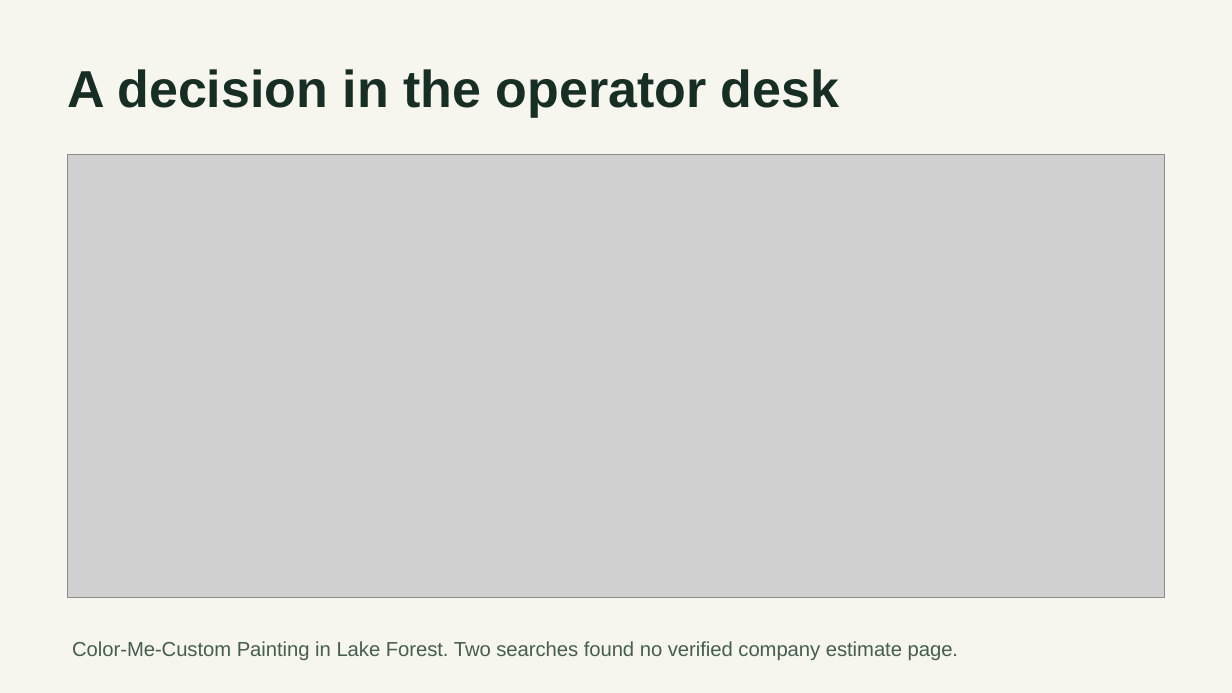
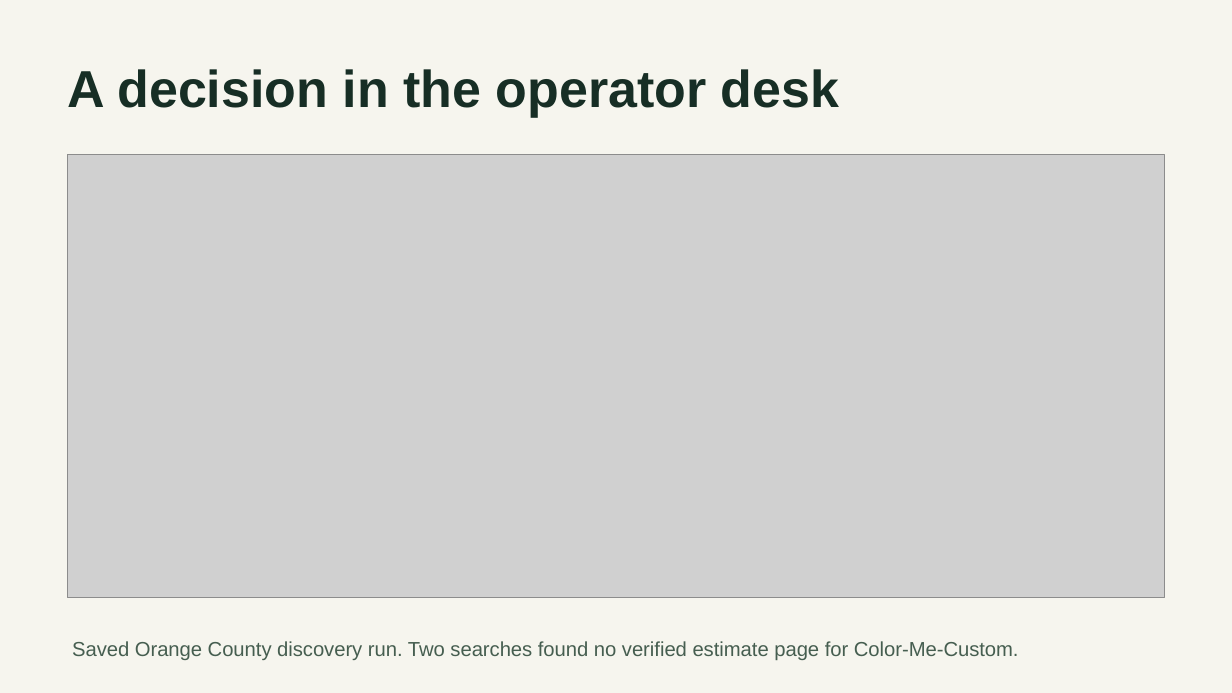
Before and after one commit to Abraham21/sitescout-capstone, a slide deck: slide 5 of submission/SiteScout Presentation.pptx. Drawn at 1232x693 pixels with LibreOffice and Linux fonts; fonts in the diff are those of the drawing; grey boxes stand for pictures. Boxes give left, top, right and bottom in pixels: in the first picture for what was removed or moved away, otherwise in the second. Text is boxed around its words. In the diff, an @@ line names an element or a change of style, - is before the commit and + after.

Commit message:
Explain the freelance workflow and show the verified Color-Me-Custom preview

```diff
--- a/submission/SiteScout Presentation.pptx
+++ b/submission/SiteScout Presentation.pptx
@@ text at bbox=[72, 641, 1019, 660]: text changed @@
-Color-Me-Custom Painting in Lake Forest. Two searches found no verified company estimate page.
+Saved Orange County discovery run. Two searches found no verified estimate page for Color-Me-Custom.
```
Also in this commit, not shown: 5 other slides changed, 5 other files.
